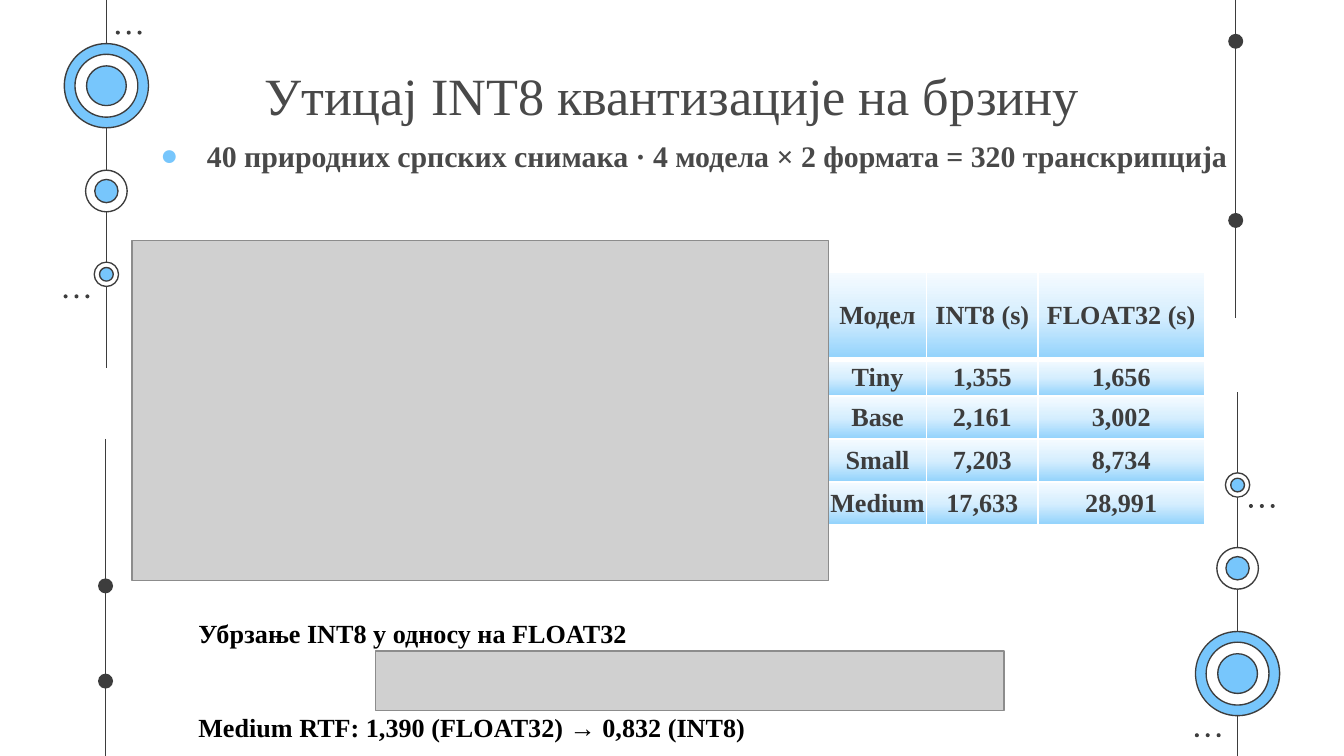
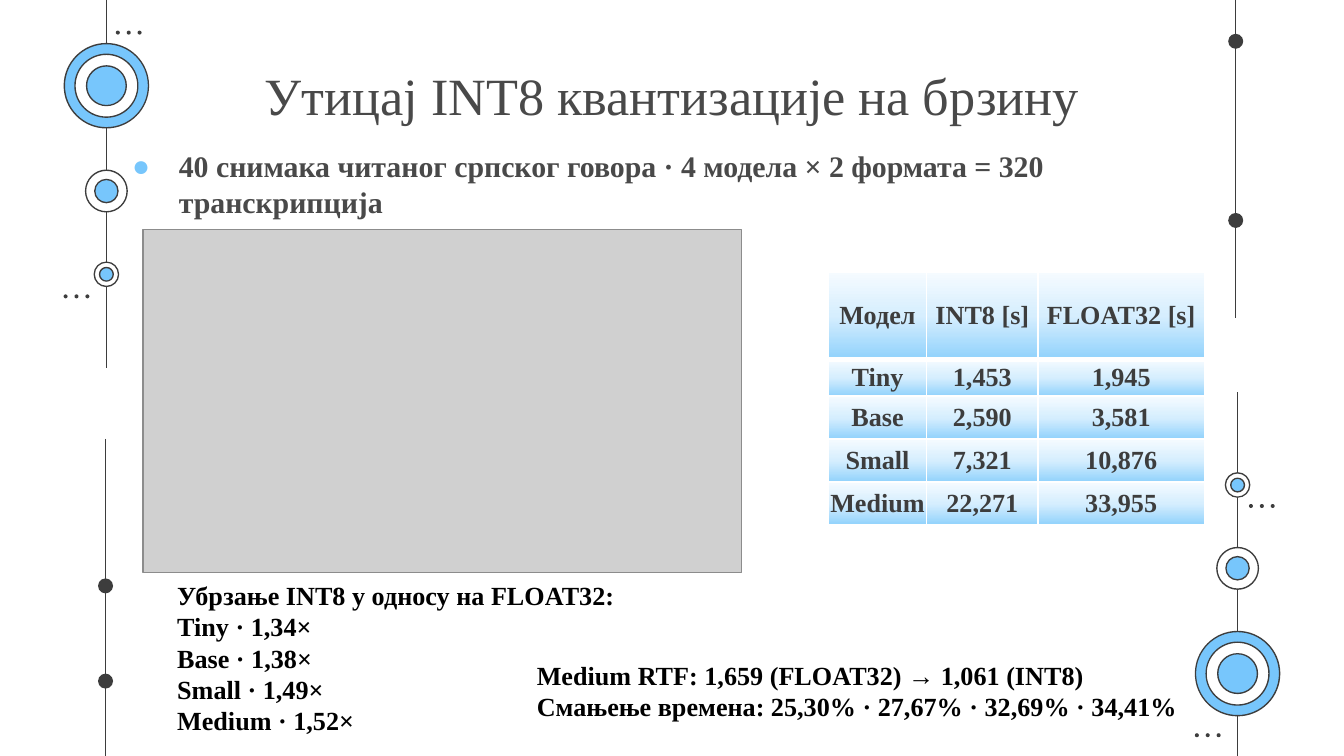
Before and after one commit to Sajko01/serbian-whisper-asr-optimization, a slide deck: slide 28 of docs/2120_Aleksandar_Jovanovic_Master_Rad.pptx. Drawn at 1344x756 pixels with LibreOffice and Linux fonts; fonts in the diff are those of the drawing; grey boxes stand for pictures. Boxes give left, top, right and bottom in pixels: in the first picture for what was removed or moved away, otherwise in the second. Text is boxed around its words. In the diff, an @@ line names an element or a change of style, - is before the commit and + after.

```diff
--- a/docs/2120_Aleksandar_Jovanovic_Master_Rad.pptx
+++ b/docs/2120_Aleksandar_Jovanovic_Master_Rad.pptx
@@ text at (179, 156, 1044, 219): text changed @@
-● 40 природних српских снимака · 4 модела × 2 формата = 320 транскрипција
+● 40 снимака читаног српског говора · 4 модела × 2 формата = 320 транскрипција
@@ picture: place and size @@
-picture at (132, 241, 828, 581)
+picture at (142, 230, 742, 573)
@@ table at (828, 271, 1204, 524) @@
-row 1, column 2: INT8 (s)
+row 1, column 2: INT8 [s]
-row 1, column 3: FLOAT32 (s)
+row 1, column 3: FLOAT32 [s]
-row 2, column 2: 1,355
+row 2, column 2: 1,453
-row 2, column 3: 1,656
+row 2, column 3: 1,945
-row 3, column 2: 2,161
+row 3, column 2: 2,590
-row 3, column 3: 3,002
+row 3, column 3: 3,581
-row 4, column 2: 7,203
+row 4, column 2: 7,321
-row 4, column 3: 8,734
+row 4, column 3: 10,876
-row 5, column 2: 17,633
+row 5, column 2: 22,271
-row 5, column 3: 28,991
+row 5, column 3: 33,955
@@ text at (177, 586, 614, 734): text changed @@
-Убрзање INT8 у односу на FLOAT32
-Medium RTF: 1,390 (FLOAT32) → 0,832 (INT8)
+Убрзање INT8 у односу на FLOAT32:
+Tiny · 1,34×
+Base · 1,38×
+Small · 1,49×
+Medium · 1,52×
@@ picture removed at (375, 652, 1004, 711) @@
@@ text added at (537, 667, 1176, 722), 14 pt, text #000000, bold @@
+Medium RTF: 1,659 (FLOAT32) → 1,061 (INT8)
+Смањење времена: 25,30% · 27,67% · 32,69% · 34,41%
```
Also in this commit, not shown: 24 other slides changed, 3 slides added, 10 other files.
